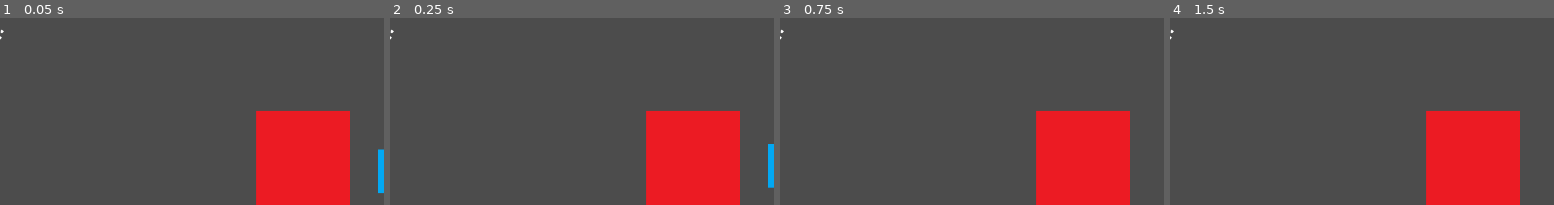
Above: before the commit, frames 1-4 (left to right).
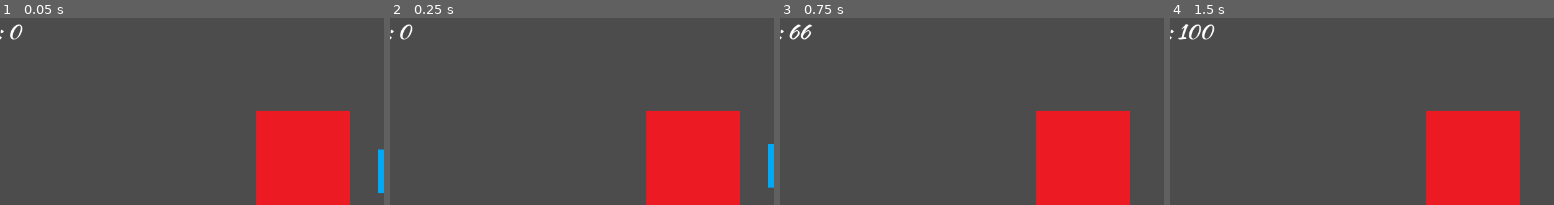
Above: after the commit, the same moments.

Repository: nateslagter/Ninja-Man-Quest-for-the-Shuriken
Game: Godot game, scene res://src/levels/testLevel.tscn
Two runs of this game, one before a commit and one after it. Both use one fixed random seed, a clock stepped at 60 frames per second and the inputs below.
Inputs:
- Up to frame 1 (0.05 s): no input
- Up to frame 2 (0.25 s): no input
- Up to frame 3 (0.75 s): tap Enter at 0.5 s; hold Right (move_right) from 0.53 s (still down)
- Up to frame 4 (1.5 s): keep holding Right (move_right); tap Space (jump) at 0.77 s
The pictures show only the part of the screen within x 7-56%, y 0-50%; the shares and areas given below are measured in that part.

The runs differ from the first frame. In frame 1, 0.1% of the frame differs, in the area x 2-6%, y 3-12%; in frame 2, 0.1%; in frame 3, 0.3%; in frame 4, 0.3%, in the area x 2-12%, y 3-12%.

Commit message:
Implement working collectible that increments score, closed #12

Diff:
--- a/project.godot
+++ b/project.godot
@@ -13,6 +13,10 @@
 config/name="ninja_man"
 run/main_scene="res://src/levels/testLevel.tscn"
 config/icon="res://icon.png"
+
+[autoload]
+
+Globals="*res://src/levels/Globals.gd"
 
 [display]
 
--- a/src/levels/Collectible.gd
+++ b/src/levels/Collectible.gd
@@ -2,4 +2,5 @@
 
 
 func _on_Collectible_body_entered(body):
+	Globals.score += 100
 	queue_free()
--- /dev/null
+++ b/src/levels/Globals.gd
@@ -0,0 +1,9 @@
+extends Node
+
+signal score_changed(score)
+
+var score : int = 0 setget _set_score
+
+func _set_score(value:int)->void:
+	score = value
+	emit_signal("score_changed", score)
--- /dev/null
+++ b/src/levels/HUD.gd
@@ -0,0 +1,9 @@
+extends CanvasLayer
+
+var _displayed_score : float = 0
+
+func _process(delta):
+	_displayed_score  = lerp(_displayed_score, Globals.score, 0.3)
+	$Label.text = "Score: %d" % ceil(_displayed_score)
+
+	var difference = Globals.score - _displayed_score
--- a/src/levels/HUD.tscn
+++ b/src/levels/HUD.tscn
@@ -1,18 +1,21 @@
-[gd_scene load_steps=3 format=2]
+[gd_scene load_steps=4 format=2]
 
 [ext_resource path="res://assets/font/KaushanScript-Regular.ttf" type="DynamicFontData" id=1]
+[ext_resource path="res://src/levels/HUD.gd" type="Script" id=2]
 
 [sub_resource type="DynamicFont" id=1]
 size = 32
 font_data = ExtResource( 1 )
 
 [node name="HUD" type="CanvasLayer"]
+script = ExtResource( 2 )
 
 [node name="Label" type="Label" parent="."]
 margin_right = 48.0
 margin_bottom = 16.0
 custom_fonts/font = SubResource( 1 )
-text = "Score: "
+text = "Score: 0
+"
 __meta__ = {
 "_edit_use_anchors_": false
 }
